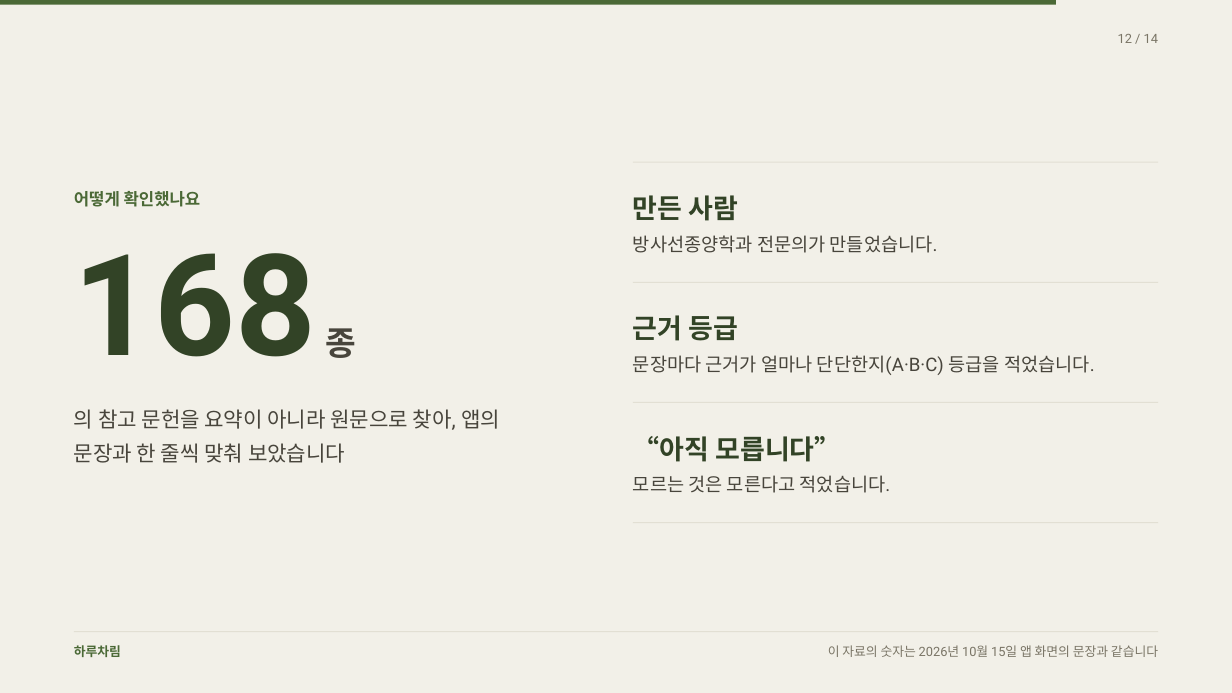
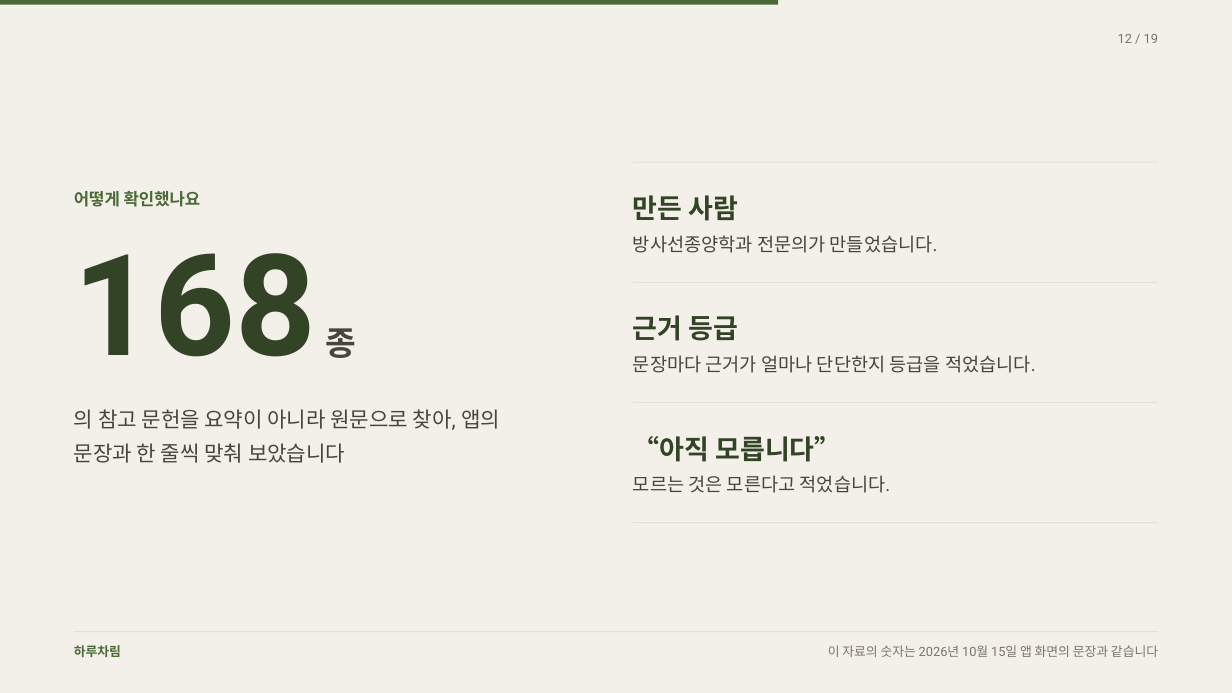
Before and after one commit to rohkwangwon-lang/harucharim-app, a slide deck: slide 12 of docs/홍보/하루차림-환자-발표.pptx. Drawn at 1232x693 pixels with LibreOffice and Linux fonts; fonts in the diff are those of the drawing. Boxes give left, top, right and bottom in pixels: in the first picture for what was removed or moved away, otherwise in the second. Text is boxed around its words. In the diff, an @@ line names an element or a change of style, - is before the commit and + after.

```diff
--- a/docs/홍보/하루차림-환자-발표.pptx
+++ b/docs/홍보/하루차림-환자-발표.pptx
@@ rectangle: place and size @@
-rectangle at (0, 0, 1056, 5)
+rectangle at (0, 0, 778, 5)
@@ text at (1118, 34, 1158, 43): text changed @@
-12 / 14
+12 / 19
@@ text at (633, 355, 1036, 373): text changed @@
-문장마다 근거가 얼마나 단단한지(A·B·C) 등급을 적었습니다.
+문장마다 근거가 얼마나 단단한지 등급을 적었습니다.
```
Also in this commit, not shown: 13 other slides changed, 5 slides added, 7 other files.
